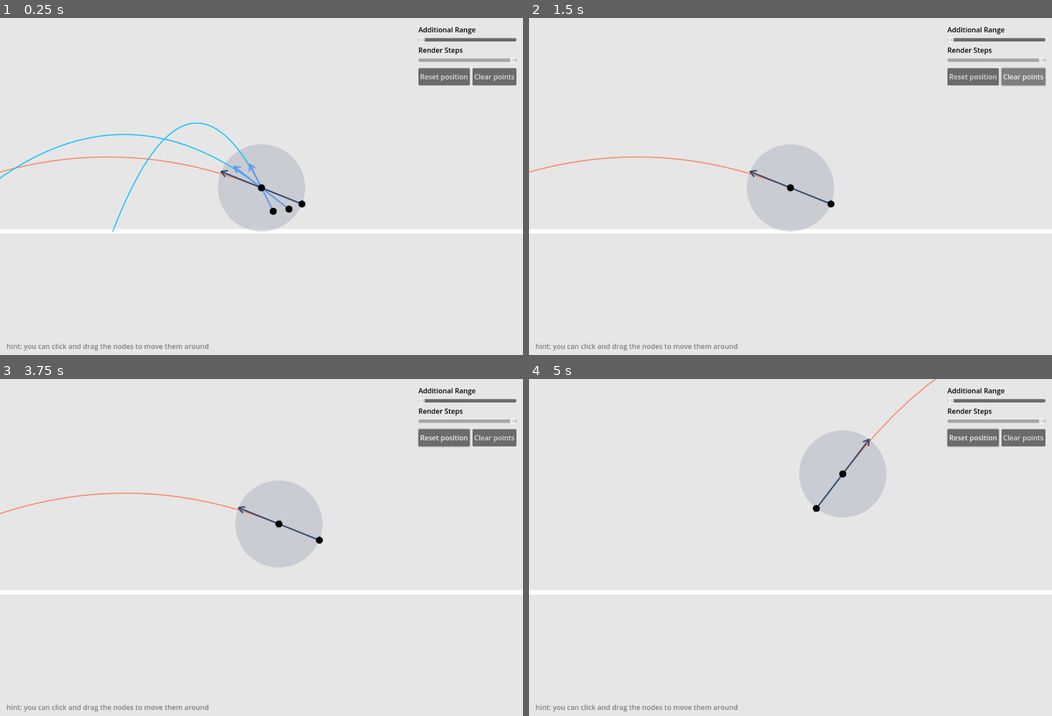
Above: before the commit, frames 1-4 (two rows, left to right).
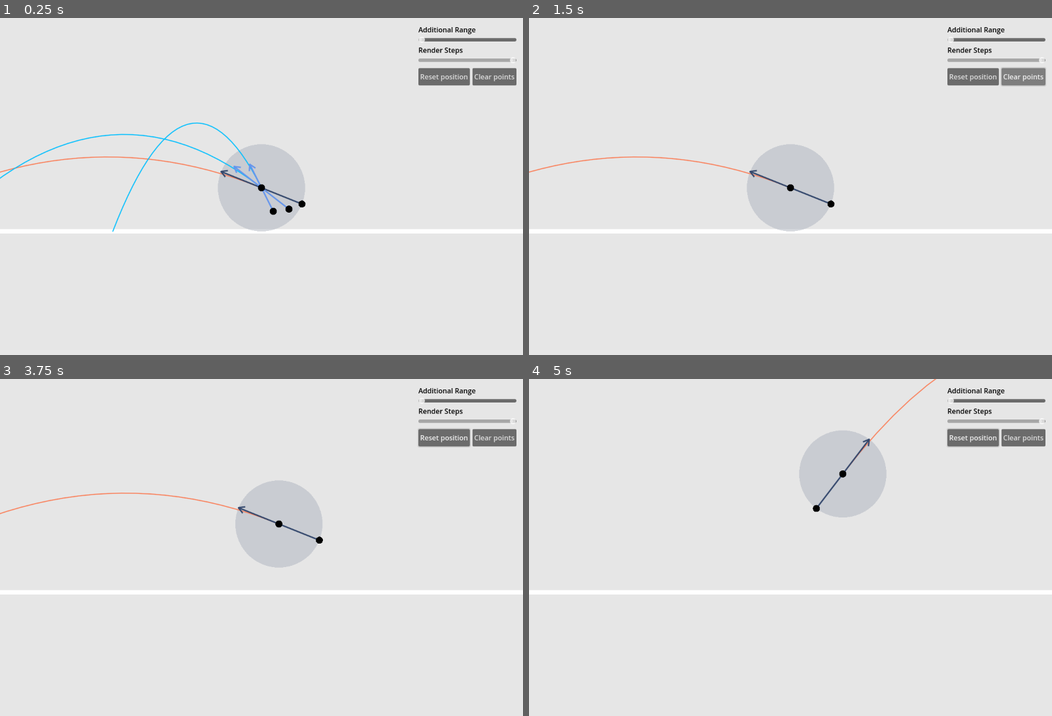
Above: after the commit, the same moments.

Repository: sihlecodes/projectile-motion-simulation
Game: Godot game, scene res://Main.tscn
Same seed, same stepped clock (60 frames per second), same inputs: the game is played once before the commit and once after it.
Inputs (mouse positions are in pixels of both pictures, inside the frame that each line leads up to):
- Up to frame 1 (0.25 s): no input
- Up to frame 2 (1.5 s): click "Clear points" at 0.5 s; click "Clear points" at 1.25 s
- Up to frame 3 (3.75 s): click "Clear points" at 2 s; click "Reset position" at 2.75 s; drag from (261, 547) to (313, 473) at 3.52 s
- Up to frame 4 (5 s): drag from (884, 490) to (764, 618) at 4.27 s

The runs differ from the first frame. In frame 1, 0.3% of the frame differs, in the area x 1-40%, y 96-99%; in frame 2, 0.3%; in frame 3, 0.3%; in frame 4, 0.3%.

Commit message:
Added base hints system.
Included the first hint.

Diff:
--- /dev/null
+++ b/Hints.gd
@@ -0,0 +1,23 @@
+extends Object
+
+class Milestone:
+	var completed: bool = false
+	var instruction: String
+	var next: Milestone
+
+	func _init(instruction: String) -> void:
+		self.instruction = instruction
+
+var milestones: = {}
+
+func _init() -> void:
+	var _move = Milestone.new("you can click & drag on nodes to move them around.")
+	var _delete = Milestone.new("you can press shift & click on nodes to delete them.")
+	var _add = Milestone.new("you can press contorl, click & drag from the center node to create nodes.")
+
+	_move.next = _delete
+	_delete.next = _add
+
+	milestones.add = _add
+	milestones.delete = _delete
+	milestones.move = _move
--- a/Main.tscn
+++ b/Main.tscn
@@ -17,11 +17,8 @@
 script = ExtResource("2_vgwyk")
 
 [node name="PathRenderer" parent="." instance=ExtResource("2_x1ih8")]
-range_radius = 100.0
 range_color = Color(0.6734, 0.69782, 0.74, 0.498039)
 draw_steps = 100
-color = Color(0, 0, 0, 1)
-radius = 8.0
 
 [node name="PathPoint" parent="PathRenderer" instance=ExtResource("3_5e8d8")]
 position = Vector2(92.7951, 37.2702)
@@ -50,13 +47,6 @@
 theme_override_constants/margin_right = 15
 theme_override_constants/margin_bottom = 15
 metadata/_edit_lock_ = true
-
-[node name="hint" type="Label" parent="ui/container"]
-layout_mode = 2
-size_flags_horizontal = 0
-size_flags_vertical = 8
-theme_override_colors/font_color = Color(0.494118, 0.494118, 0.494118, 1)
-text = "hint: you can click and drag the nodes to move them around"
 
 [node name="column" type="VBoxContainer" parent="ui/container"]
 custom_minimum_size = Vector2(150, 0)
@@ -108,6 +98,17 @@
 layout_mode = 2
 text = "Clear points"
 
+[node name="hint" type="RichTextLabel" parent="ui/container"]
+custom_minimum_size = Vector2(500, 0)
+layout_mode = 2
+size_flags_horizontal = 0
+size_flags_vertical = 8
+theme_override_colors/default_color = Color(0.290196, 0.290196, 0.290196, 1)
+bbcode_enabled = true
+text = "hint: you can click and drag the nodes to move them around"
+fit_content_height = true
+
+[connection signal="node_deleted" from="PathRenderer" to="." method="_on_path_renderer_node_deleted"]
 [connection signal="gui_input" from="ui/container" to="." method="_on_container_gui_input"]
 [connection signal="value_changed" from="ui/container/column/grid/range_slider" to="." method="_on_range_slider_value_changed"]
 [connection signal="value_changed" from="ui/container/column/grid/steps_slider" to="." method="_on_steps_slider_value_changed"]
--- a/source/Ground.gd
+++ b/source/Ground.gd
@@ -3,12 +3,12 @@
 
 class_name Ground
 
-func _process(delta: float) -> void:
+func _process(_delta: float) -> void:
 	var camera = $"../camera"
 	var window_size = get_viewport_rect().size
-
 	var visible_size = window_size / camera.zoom
 
+	# make the ground look as if it infinitely scrolls horizontally
 	var start_point = Vector2(-visible_size.x/2 + camera.offset.x, 0)
 	var end_point = Vector2(visible_size.x/2 + camera.offset.x, 0)
 
--- a/source/Main.gd
+++ b/source/Main.gd
@@ -3,9 +3,15 @@
 @onready var camera: = $camera
 @onready var steps_slider = $ui/container/column/grid/steps_slider
 @onready var path_renderer: = $PathRenderer
+@onready var hint_label: = $ui/container/hint
+@onready var hints: = preload("res://Hints.gd").new()
+
+func set_hint_milestone(milestone):
+	hint_label.text = "hint: " + milestone.instruction
 
 func _ready() -> void:
 	steps_slider.value = path_renderer.draw_steps
+	set_hint_milestone(hints.milestones.add)
 
 func _on_reset_pressed() -> void:
 	var animation_duration: = 0.2
--- a/source/PathPoint.gd
+++ b/source/PathPoint.gd
@@ -4,6 +4,12 @@
 
 @export var connector_color: Color = Color.CORNFLOWER_BLUE
 @export var path_color: Color = Color.DEEP_SKY_BLUE
+
+signal deleted
+signal dragged
+
+func _ready() -> void:
+	tree_exited.connect(func(): deleted.emit())
 
 func _process(delta: float) -> void:
 	var circumference_point = position.normalized() * get_parent().range_radius
@@ -20,3 +26,4 @@
 	else:
 		get_parent().move_child(self, -1)
 		super._on_area_input_event(_viewport, event, _shape_idx)
+		dragged.emit()
--- a/source/PathRenderer.gd
+++ b/source/PathRenderer.gd
@@ -20,6 +20,16 @@
 const MIN_DRAW_STEPS = 100
 
 @onready var ground: = $"../ground"
+
+signal node_created
+signal node_deleted(node)
+signal node_dragged
+
+func add_child(node: Node, _force_readable_name: bool = false, _internal: int = INTERNAL_MODE_DISABLED):
+	node.deleted.connect(func(): node_deleted.emit(node))
+	super.add_child(node, _force_readable_name, _internal)
+
+	node_created.emit()
 
 func set_additional_range(percentage: float):
 	range_radius = MIN_RANGE_RADIUS + MAX_ADDITIONAL_RANGE * percentage/100
@@ -62,7 +72,6 @@
 
 func draw_vector_head(vector: Vector2, color: Color):
 	var get_part: = func(angle: float):
-#		return Camera.unproject_vector(vector - (Vector2.RIGHT * VECTOR_HEAD_LENGTH).rotated(vector.angle() - angle/2))
 		return vector - (Vector2.RIGHT * VECTOR_HEAD_LENGTH).rotated(vector.angle() - angle/2)
 
 	var zoom_independent_width: = Camera.unproject_scalar(VECTOR_LINE_WIDTH)
@@ -98,7 +107,11 @@
 
 	elif event is InputEventScreenDrag:
 		if spawning_point and create_action_pressed:
-			add_child(spawning_point)
+			if not spawning_point.get_parent():
+				# self is so that the overwritten definition of .add_child() is used.
+				self.add_child(spawning_point)
+				node_created.emit()
+
 			spawning_point.position += Camera.unproject_vector(event.relative)
 		else:
 			super._on_area_input_event(_viewport, event, _shape_idx)
